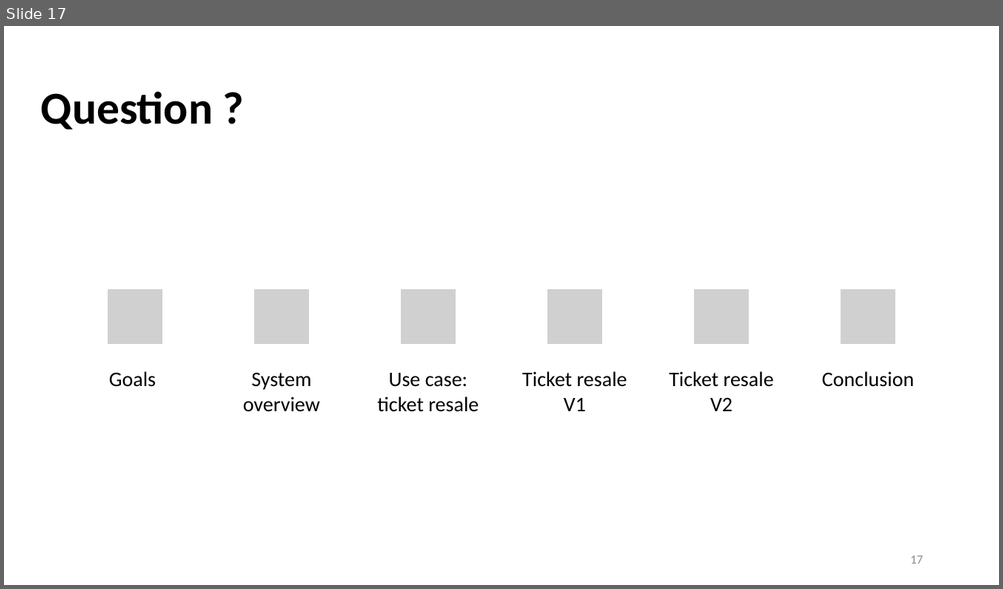
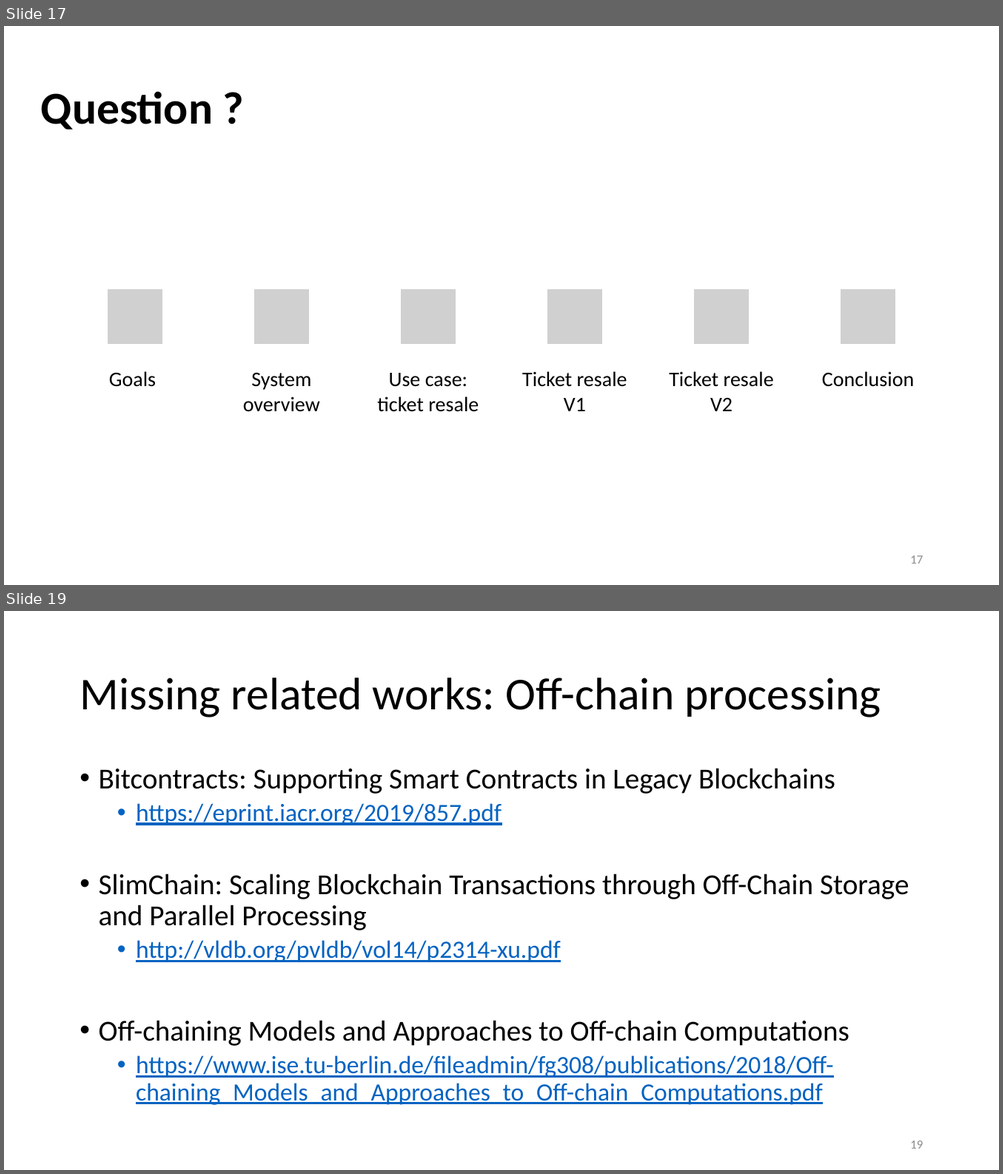
Before and after one commit to yanngabb/marketplace, a slide deck: rapport/Master_Thesis_Presentation_Yann_Gabbud.pptx. Shown one above the other, each under a label of ours: slide 17 before the commit, slides 17 and 19 after it; the slides between them are not shown. The pictures are 1003x589 and 1003x1174 pixels, drawn with LibreOffice and Linux fonts; fonts in the diff are those of the drawing; grey boxes stand for pictures. Boxes give left, top, right and bottom in pixels: in the first picture for what was removed or moved away, otherwise in the second. Text is boxed around its words. In the diff, an @@ line names an element or a change of style, - is before the commit and + after.

Commit message:
presentation

```diff
--- a/rapport/Master_Thesis_Presentation_Yann_Gabbud.pptx
+++ b/rapport/Master_Thesis_Presentation_Yann_Gabbud.pptx
@@ slide 19 added at (4, 611, 999, 1170), background #FFFFFF @@
@@ title added at (79, 678, 880, 718), 44 pt, text #000000 @@
+Missing related works: Off-chain processing
@@ text added at (99, 768, 909, 1105), 24 pt, text #0563C1, underline @@
+• Bitcontracts: Supporting Smart Contracts in Legacy Blockchains
+  • https://eprint.iacr.org/2019/857.pdf
+• SlimChain: Scaling Blockchain Transactions through Off-Chain Storage and Parallel Processing
+  • http://vldb.org/pvldb/vol14/p2314-xu.pdf
+• Off-chaining Models and Approaches to Off-chain Computations
+  • https://www.ise.tu-berlin.de/fileadmin/fg308/publications/2018/Off-chaining_Models_and_Approaches_to_Off-chain_Computations.pdf
@@ page number added at (910, 1141, 922, 1149), 12 pt, text #8C8C8C @@
+19
```
Also in this commit, not shown: 1 other slide added.
